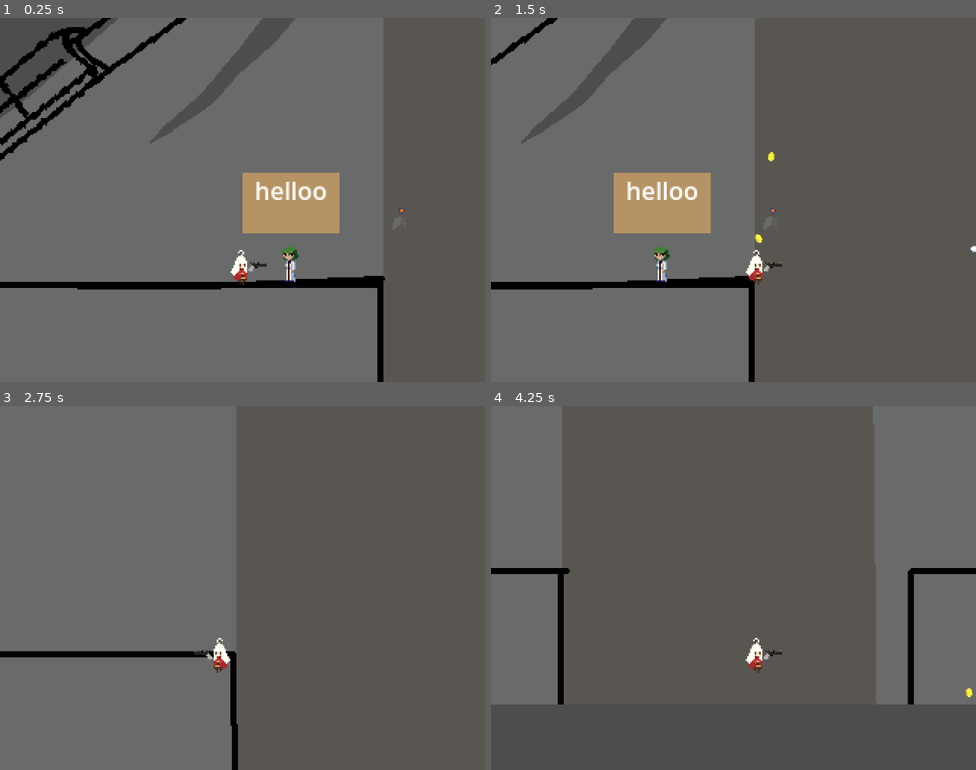
Above: before the commit, frames 1-4 (two rows, left to right).
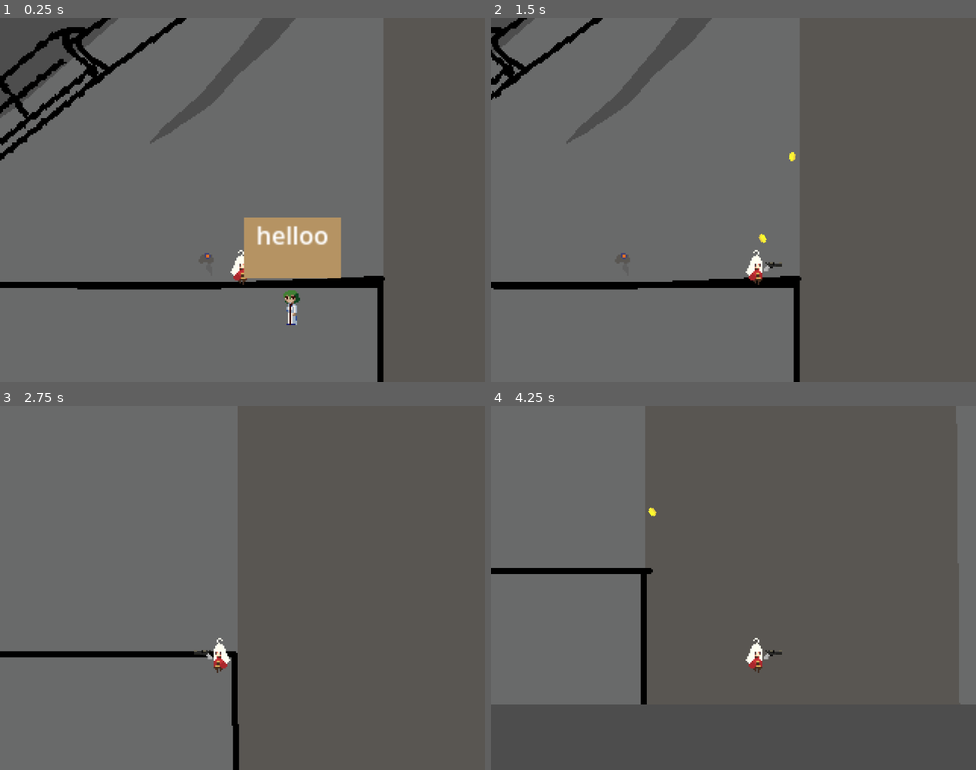
Above: after the commit, the same moments.

Repository: MaiGamesDev/Platformer_Project
Game: Godot game, scene res://SCENE/Game.tscn
Two runs of this game, one before a commit and one after it. Both use one fixed random seed, a clock stepped at 60 frames per second and the inputs below.
Inputs (mouse positions are in pixels of both pictures, inside the frame that each line leads up to):
- Up to frame 1 (0.25 s): no input
- Up to frame 2 (1.5 s): tap Enter (ui_accept) at 0.5, 0.77 s; move the mouse to (840, 181) at 0.52 s; press the mouse at (840, 181) at 0.53 s; hold D (move_right) from 0.53 s (still down); right-click (840, 181) at 0.8 s; move the mouse to (636, 218) at 1.27 s; release the mouse at (636, 218) at 1.28 s; right-click (636, 218) at 1.35 s
- Up to frame 3 (2.75 s): tap Enter (ui_accept) at 1.52 s; click (145, 606) at 1.55 s; move the mouse to (291, 507) at 2.02 s; release D (move_right) at 2.03 s; press the mouse at (291, 507) at 2.03 s; hold A (move_left) from 2.03 s (still down); right-click (291, 507) at 2.3 s
- Up to frame 4 (4.25 s): move the mouse to (709, 660) at 2.77 s; release A (move_left) at 2.78 s; release the mouse at (709, 660) at 2.78 s; hold D (move_right) from 2.78 s (still down); right-click (709, 660) at 2.85 s; tap Enter (ui_accept) at 3.02, 3.77 s; click (709, 660) at 3.05 s; move the mouse to (879, 642) at 3.52 s; press the mouse at (879, 642) at 3.53 s; right-click (879, 642) at 3.8 s

The runs differ from the first frame. In frame 1, 5.4% of the frame differs, in the area x 42-84%, y 42-85%; in frame 2, 9.4%, in the area x 0-100%, y 0-100%; in frame 3, 0.2%; in frame 4, 2.0%.
Error before the commit: Invalid assignment of property or key 'playing' with value of type 'bool' on a base object of type 'AnimatedSprite2D'. (res://SCENE/Bullet.gd:12)
Error after the commit: Invalid assignment of property or key 'playing' with value of type 'bool' on a base object of type 'AnimatedSprite2D'. (res://SCENE/Bullet.gd:10)

Commit message:
발사 방향

Diff:
--- a/SCENE/Bullet.gd
+++ b/SCENE/Bullet.gd
@@ -1,6 +1,4 @@
 extends RigidBody2D
-
-
 
 var default_velocity = 250.0
 
@@ -11,17 +9,18 @@
 	effect.global_position = global_position
 	effect.playing = true
 	effect.texture_filter = CanvasItem.TEXTURE_FILTER_NEAREST
-	get_tree().root.add_child(effect)
+	get_tree().root.call_deferred("add_child",effect)
 
 
 # Called every frame. 'delta' is the elapsed time since the previous frame.
 func _process(delta):
 	pass
 
-func set_velocity(speed):
+func set_velocity(speed,dir):
 	if speed == null:
 		speed = default_velocity
-	linear_velocity.x = speed
+	linear_velocity.x = speed * dir
+
 
 func ricochet():
 	Global.pause(0.1)
--- a/SCENE/Coin.gd
+++ b/SCENE/Coin.gd
@@ -9,13 +9,13 @@
 func _process(delta):
 	pass
 
-func set_velocity(linearv,angular):
+func set_velocity(linearv,angular,dir):
 	if linearv == null :
 		linearv = default_linear
 	if angular == null:
 		angular = default_angular
 
-	linear_velocity = linearv
+	linear_velocity = linearv * Vector2(dir, 1)
 	angular_velocity = angular
 
 
--- a/SCENE/Game.tscn
+++ b/SCENE/Game.tscn
@@ -13,7 +13,7 @@
 [ext_resource type="Texture2D" uid="uid://4tx66qd7epsg" path="res://ART/revolver.png" id="9_ihku3"]
 [ext_resource type="PackedScene" uid="uid://dnbthyxy0yu55" path="res://SCENE/Bullet.tscn" id="10_o65mu"]
 [ext_resource type="Texture2D" uid="uid://yn2fuayf4vxl" path="res://ART/enemy.png" id="12_b64q1"]
-[ext_resource type="Texture2D" uid="uid://can2xt0blgi3f" path="res://ART/npc.png" id="14_sp7sp"]
+[ext_resource type="Texture2D" uid="uid://ciugmnln1bv5u" path="res://ART/npc_sheet.png" id="14_0x3g4"]
 
 [sub_resource type="RectangleShape2D" id="1"]
 size = Vector2(10, 20)
@@ -617,6 +617,22 @@
 
 [sub_resource type="RectangleShape2D" id="RectangleShape2D_m6tpf"]
 size = Vector2(340, 60)
+
+[sub_resource type="AtlasTexture" id="AtlasTexture_3764b"]
+atlas = ExtResource("14_0x3g4")
+region = Rect2(0, 0, 64, 64)
+
+[sub_resource type="AtlasTexture" id="AtlasTexture_nvqbc"]
+atlas = ExtResource("14_0x3g4")
+region = Rect2(64, 0, 64, 64)
+
+[sub_resource type="SpriteFrames" id="SpriteFrames_fw6l5"]
+animations = [{
+"frames": [SubResource("AtlasTexture_3764b"), SubResource("AtlasTexture_3764b"), SubResource("AtlasTexture_3764b"), SubResource("AtlasTexture_3764b"), SubResource("AtlasTexture_3764b"), SubResource("AtlasTexture_3764b"), SubResource("AtlasTexture_3764b"), SubResource("AtlasTexture_nvqbc")],
+"loop": true,
+"name": &"idle",
+"speed": 2.0
+}]
 
 [node name="Game" type="Node2D"]
 script = ExtResource("1_cf1w4")
@@ -662,8 +678,11 @@
 limit_left = 0
 limit_top = 0
 drag_horizontal_enabled = true
+drag_vertical_enabled = true
 drag_left_margin = 0.1
+drag_top_margin = 0.5
 drag_right_margin = 0.1
+drag_bottom_margin = 0.0
 editor_draw_limits = true
 editor_draw_drag_margin = true
 
@@ -698,22 +717,28 @@
 
 [node name="Enemy" type="Sprite2D" parent="."]
 texture_filter = 1
-position = Vector2(352, 208)
+position = Vector2(224, 238)
 texture = ExtResource("12_b64q1")
 
-[node name="Npc" type="Sprite2D" parent="."]
+[node name="Npc" type="RigidBody2D" parent="."]
+position = Vector2(280, 248)
+
+[node name="Sprite" type="AnimatedSprite2D" parent="Npc"]
 texture_filter = 1
-position = Vector2(279, 238)
-texture = ExtResource("14_sp7sp")
+frames = SubResource("SpriteFrames_fw6l5")
+animation = &"idle"
+playing = true
+offset = Vector2(0, -10)
 
 [node name="ColorRect" type="ColorRect" parent="Npc"]
 offset_left = -31.0
-offset_top = -62.0
+offset_top = -71.0
 offset_right = 33.0
-offset_bottom = -22.0
+offset_bottom = -31.0
 color = Color(0.709804, 0.576471, 0.388235, 1)
 
 [node name="Label" type="Label" parent="Npc/ColorRect"]
+layout_mode = 1
 anchors_preset = 15
 anchor_right = 1.0
 anchor_bottom = 1.0
--- a/SCENE/PlayerManager.gd
+++ b/SCENE/PlayerManager.gd
@@ -3,14 +3,19 @@
 var Bullet = preload("res://SCENE/Bullet.tscn")
 var Coin = preload("res://SCENE/Coin.tscn")
 
-const SPEED = 100
+const SPEED = 4
 const JUMP_VELOCITY = -300.0
+const MAX_SPEED = 80
+const DECEL_SPEED = 6
 
 var gravity = ProjectSettings.get_setting("physics/2d/default_gravity")
 
 var gun_collision_point = Vector2(0,0)
 
 func _physics_process(delta):
+	move(delta)
+
+func move(delta):
 	# Add the gravity.
 	if not is_on_floor():
 		velocity.y += gravity * delta
@@ -23,10 +28,11 @@
 	# As good practice, you should replace UI actions with custom gameplay actions.
 	var direction = Input.get_axis("move_left", "move_right")
 	if direction:
-		velocity.x = direction * SPEED
+		var velocity_fm = velocity.x + direction * SPEED + (int((sign(velocity.x) != sign(direction))) * DECEL_SPEED * direction)
+		velocity.x = clamp(velocity_fm,-MAX_SPEED,MAX_SPEED)
 		$Sprite.scale.x = direction
 	else:
-		velocity.x = move_toward(velocity.x, 0, SPEED)
+		velocity.x = move_toward(velocity.x, 0, DECEL_SPEED)
 
 	move_and_slide()
 
@@ -39,13 +45,15 @@
 
 
 func shoot():
+	var dir = sign($Sprite.scale.x)
 	var bullet = Bullet.instantiate()
 	bullet.global_position = $Sprite/Gun/ShootPos.global_position
-	bullet.set_velocity(null)
+	bullet.set_velocity(null, dir)
 	get_tree().root.add_child(bullet)
 
 func use_coin():
+	var dir = sign($Sprite.scale.x)
 	var coin = Coin.instantiate()
 	coin.global_position = $Sprite/ItemPos.global_position
-	coin.set_velocity(null,null)
+	coin.set_velocity(null,null,dir)
 	get_tree().root.add_child(coin)
Binary file added: ART/npc_sheet.png
Not shown, added: ART/npc_sheet.png.import
Not shown: 1 places in SCENE/Game.tscn that only renumber resources
